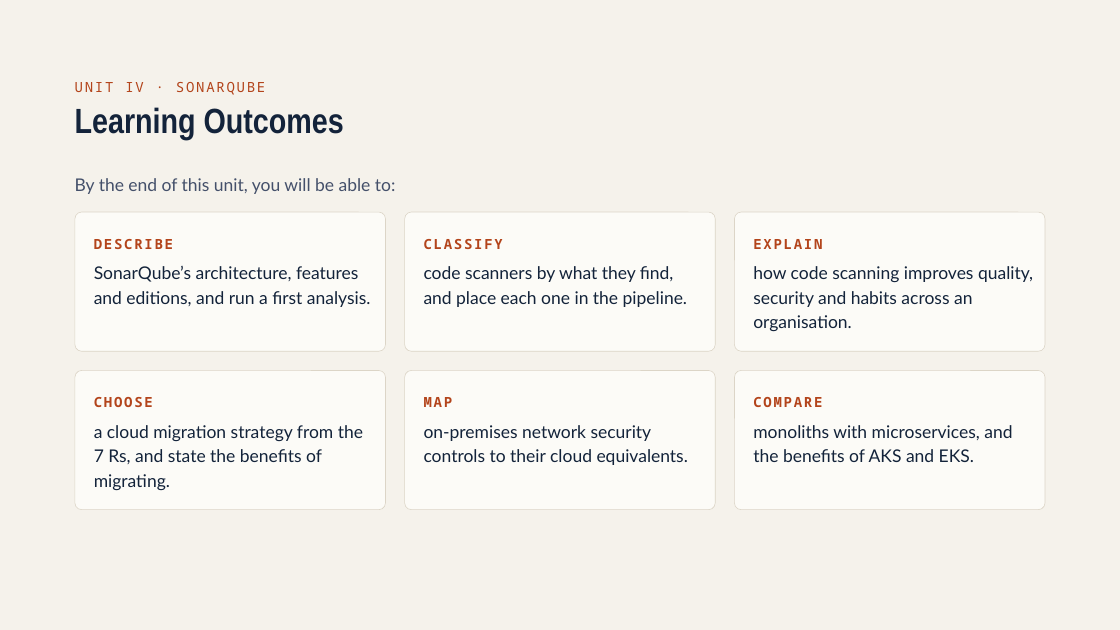
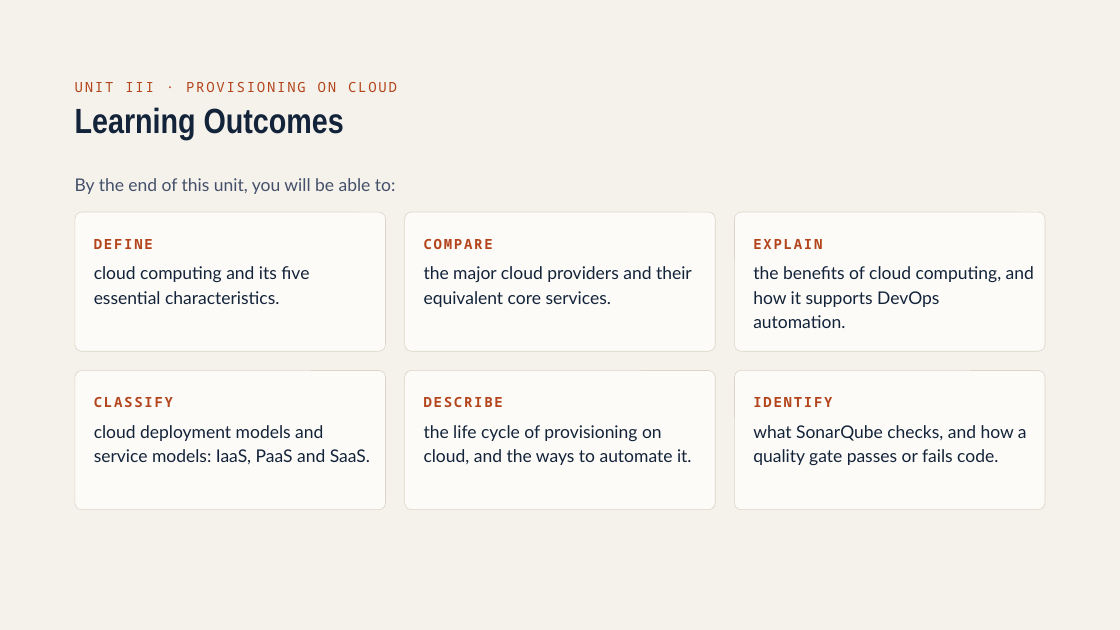
Before and after one commit to greatvand/SRM, a slide deck: slide 3 of Unit III Provisioning on Cloud.pptx. Drawn at 1120x630 pixels with LibreOffice and Linux fonts; fonts in the diff are those of the drawing. Boxes give left, top, right and bottom in pixels: in the first picture for what was removed or moved away, otherwise in the second. Text is boxed around its words. In the diff, an @@ line names an element or a change of style, - is before the commit and + after.

```diff
--- a/Unit III Provisioning on Cloud.pptx
+++ b/Unit III Provisioning on Cloud.pptx
@@ text at [75,82,397,92]: text changed @@
-UNIT IV · SONARQUBE
+UNIT III · PROVISIONING ON CLOUD
@@ text at [94,239,153,249]: text changed @@
-DESCRIBE
+DEFINE
@@ text at [424,239,493,249]: text changed @@
-CLASSIFY
+COMPARE
@@ text at [94,266,309,304]: text changed @@
-SonarQube’s architecture, features and editions, and run a first analysis.
+cloud computing and its five essential characteristics.
@@ text at [424,266,692,307]: text changed @@
-code scanners by what they find, and place each one in the pipeline.
+the major cloud providers and their equivalent core services.
@@ text at [753,266,1034,328]: text changed @@
-how code scanning improves quality, security and habits across an organisation.
+the benefits of cloud computing, and how it supports DevOps automation.
@@ text at [94,397,173,407]: text changed @@
-CHOOSE
+CLASSIFY
@@ text at [424,397,503,407]: text changed @@
-MAP
+DESCRIBE
@@ text at [753,397,832,407]: text changed @@
-COMPARE
+IDENTIFY
@@ text at [94,425,370,464]: text changed @@
-a cloud migration strategy from the 7 Rs, and state the benefits of migrating.
+cloud deployment models and service models: IaaS, PaaS and SaaS.
@@ text at [424,425,692,465]: text changed @@
-on-premises network security controls to their cloud equivalents.
+the life cycle of provisioning on cloud, and the ways to automate it.
@@ text at [753,425,1027,465]: text changed @@
-monoliths with microservices, and the benefits of AKS and EKS.
+what SonarQube checks, and how a quality gate passes or fails code.
```
Also in this commit, not shown: 4 other slides changed, 40 slides added, 43 slides removed, 1 other file.
